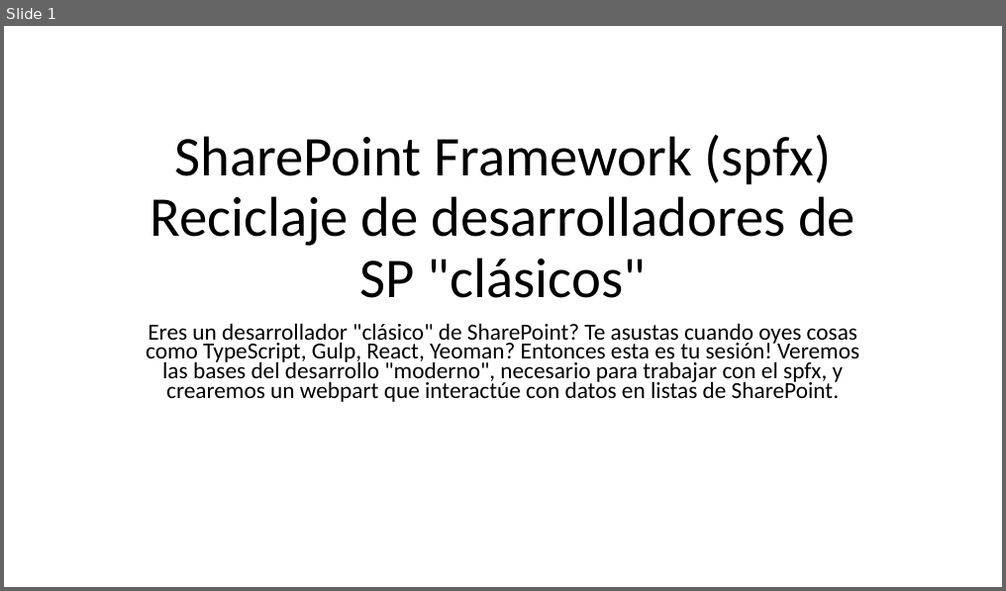
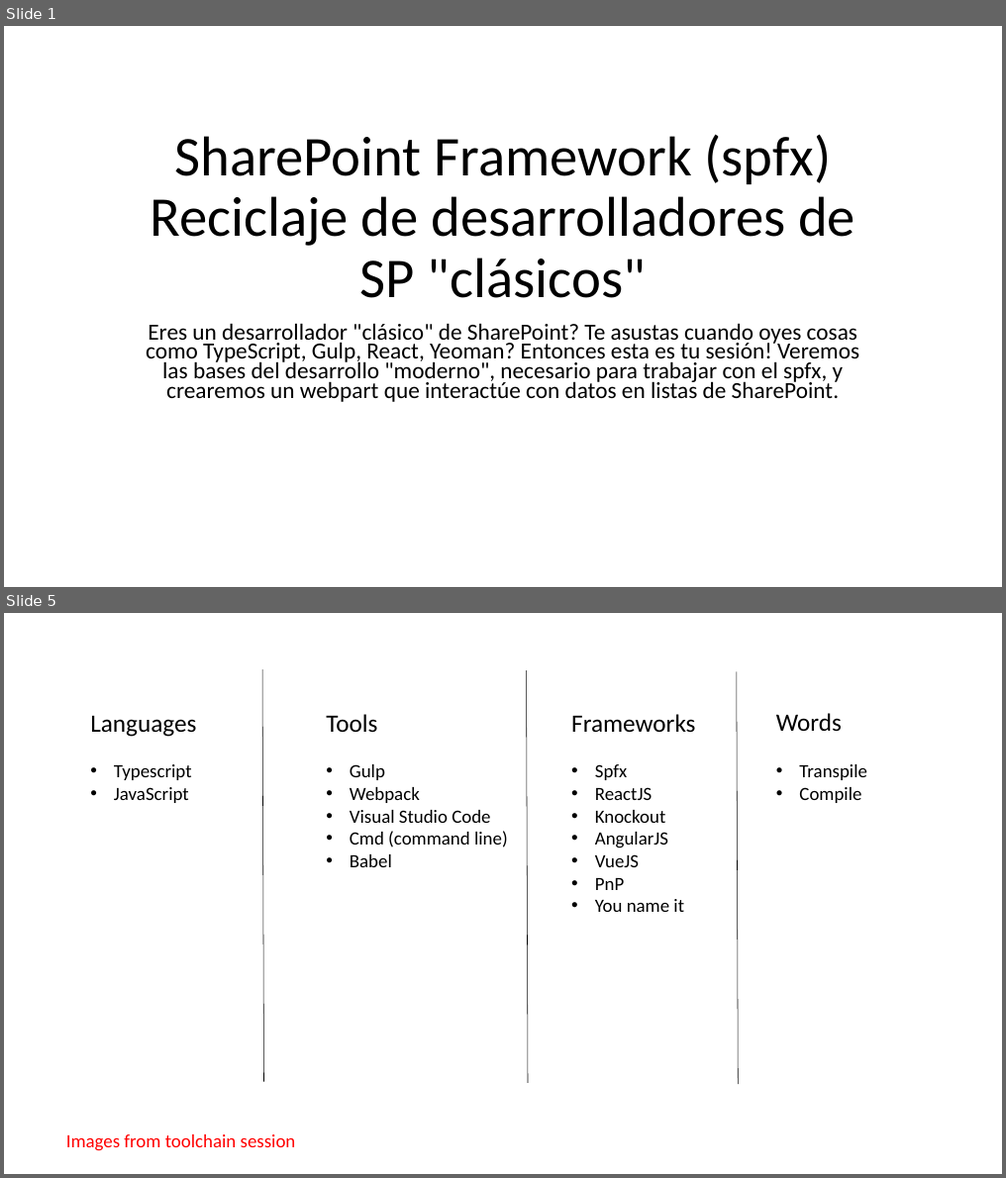
Before and after one commit to luismanez/sp-saturday-barcelona-2017, a slide deck: slides/spfx para classic devs.pptx. Shown one above the other, each under a label of ours: slide 1 before the commit, slides 1 and 5 after it; the slides between them are not shown. The pictures are 1006x591 and 1006x1178 pixels, drawn with LibreOffice and Linux fonts; fonts in the diff are those of the drawing. Boxes give left, top, right and bottom in pixels: in the first picture for what was removed or moved away, otherwise in the second. Text is boxed around its words. In the diff, an @@ line names an element or a change of style, - is before the commit and + after.

```diff
--- a/slides/spfx para classic devs.pptx
+++ b/slides/spfx para classic devs.pptx
@@ slide 5 added at [4,613,1002,1174], background #FFFFFF @@
@@ line added from (262, 669) to (263, 1082), #000000 0.5 pt @@
@@ line added from (527, 670) to (528, 1083), #000000 0.5 pt @@
@@ line added from (737, 672) to (739, 1084), #000000 0.5 pt @@
@@ text added at [90,715,196,803], 18 pt, text #000000 @@
+Languages
+• Typescript
+• JavaScript
@@ text added at [326,714,508,867], 18 pt, text #000000 @@
+Tools
+• Gulp
+• Webpack
+• Visual Studio Code
+• Cmd (command line)
+• Babel
@@ text added at [571,714,695,912], 18 pt, text #000000 @@
+Frameworks
+• Spfx
+• ReactJS
+• Knockout
+• AngularJS
+• VueJS
+• PnP
+• You name it
@@ text added at [776,713,867,803], 18 pt, text #000000 @@
+Words
+• Transpile
+• Compile
@@ text added at [66,1135,296,1152], 18 pt, text #FF0000 @@
+Images from toolchain session
```
Also in this commit, not shown: 5 other slides added, 4 other files.
